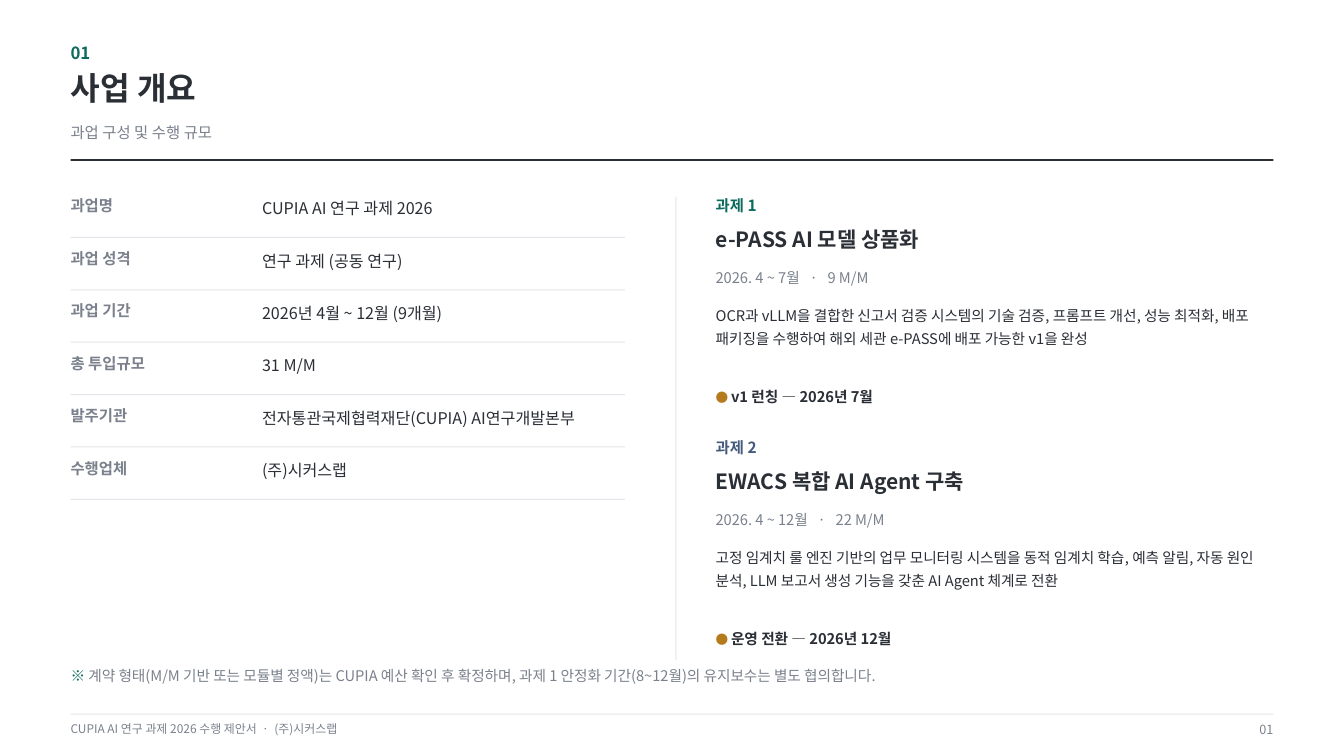
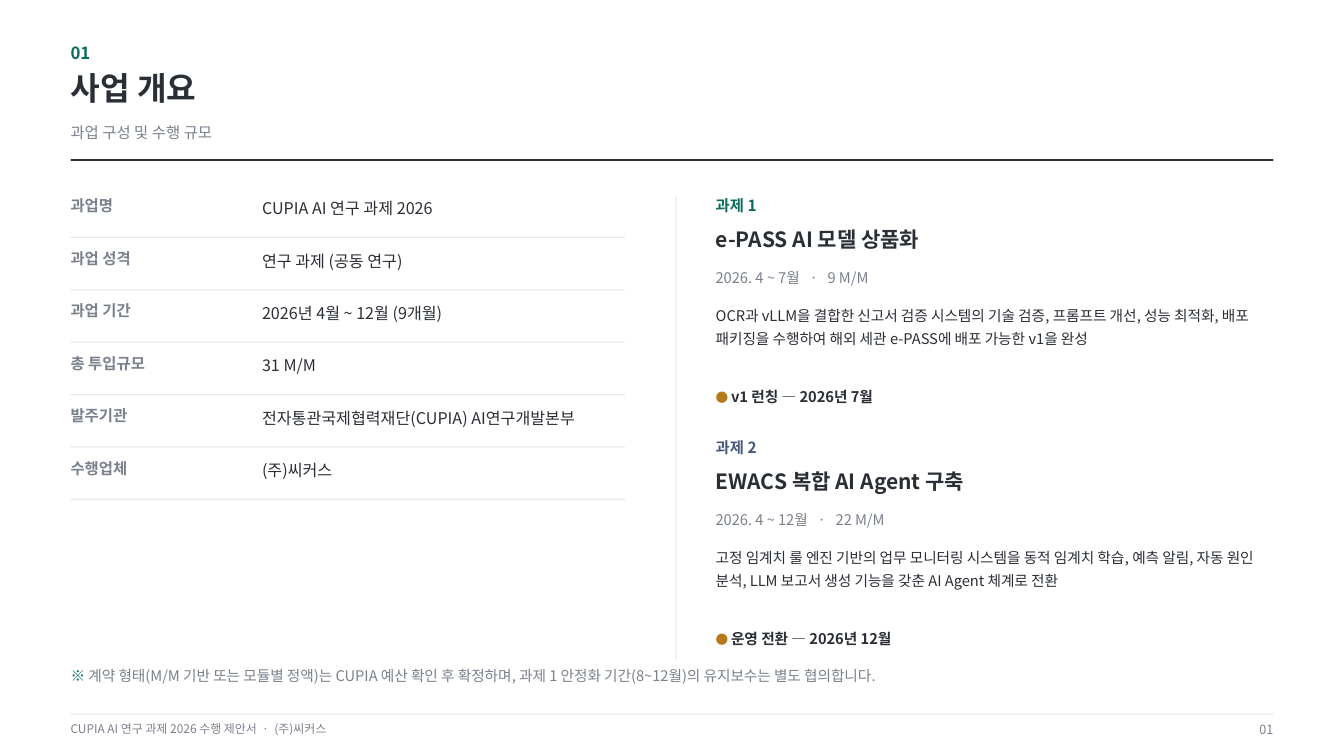
Before and after one commit to fankh/external-projects, a slide deck: slide 2 of cupia-ai-research/docs/01_제안서/PROPOSAL_CUPIA_AI_연구과제_2026_v0.3.pptx. Drawn at 1344x756 pixels with LibreOffice and Linux fonts; fonts in the diff are those of the drawing. Boxes give left, top, right and bottom in pixels: in the first picture for what was removed or moved away, otherwise in the second. Text is boxed around its words. In the diff, an @@ line names an element or a change of style, - is before the commit and + after.

Commit message:
v13.67: docs(cupia): 사명 표기 전면 교정 — (주)시커스랩/SeekersLab → (주)씨커스/Seekers Inc./씨커스 (README·관리대장·제안서·요구사항·계약 가이드라인·수의계약 사유서·SOW v3 및 텍스트추출본, 조사 은/는·이/가 교정 포함, 83건) + 견적 양식 일반화 버전으로 교체(타 고객 정보 제거, reference/05 xlsx 2시트)

```diff
--- a/cupia-ai-research/docs/01_제안서/PROPOSAL_CUPIA_AI_연구과제_2026_v0.3.pptx
+++ b/cupia-ai-research/docs/01_제안서/PROPOSAL_CUPIA_AI_연구과제_2026_v0.3.pptx
@@ text at (262, 462, 332, 479): text changed @@
-(주)시커스랩
+(주)씨커스
@@ text at (71, 723, 326, 735): text changed @@
-CUPIA AI 연구 과제 2026 수행 제안서 · (주)시커스랩
+CUPIA AI 연구 과제 2026 수행 제안서 · (주)씨커스
```
Also in this commit, not shown: 11 other slides changed, 9 other files.
